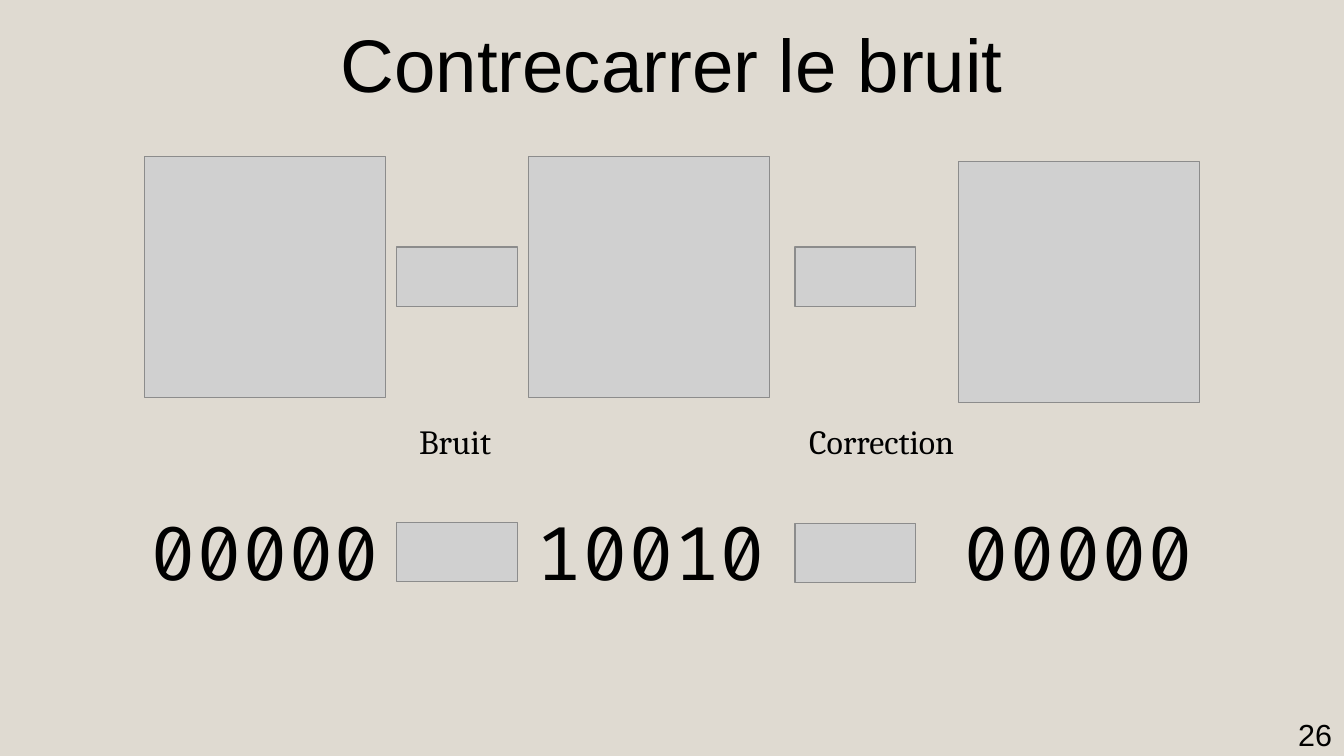
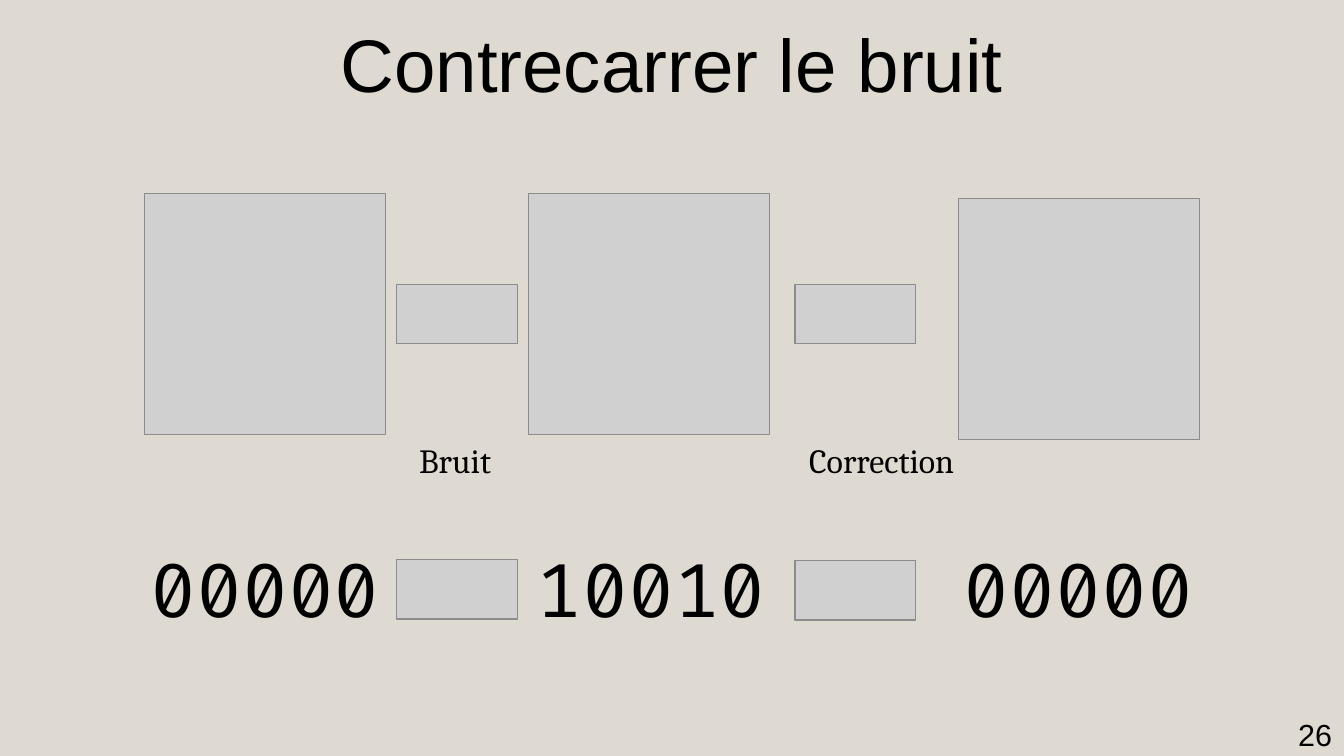
Before and after one commit to AmdaU/presentations, a slide deck: slide 26 of Seminaire/Seminaire.odp. Drawn at 1344x756 pixels with LibreOffice and Linux fonts; fonts in the diff are those of the drawing; grey boxes stand for pictures. Boxes give left, top, right and bottom in pixels: in the first picture for what was removed or moved away, otherwise in the second. Text is boxed around its words. In the diff, an @@ line names an element or a change of style, - is before the commit and + after.

```diff
--- a/Seminaire/Seminaire.odp
+++ b/Seminaire/Seminaire.odp
@@ title "Bruit": place and size @@
-title "Bruit" at box(419, 431, 491, 455)
+title "Bruit" at box(419, 450, 491, 474)
@@ title "Correction": place and size @@
-title "Correction" at box(809, 431, 954, 455)
+title "Correction" at box(809, 450, 954, 474)
@@ 4 pictures, 3 texts: place and size @@
-4 pictures, 3 texts at box(151, 162, 1200, 583)
+4 pictures, 3 texts at box(151, 199, 1200, 620)
@@ 3 pictures: place and size @@
-3 pictures at box(145, 156, 916, 583)
+3 pictures at box(145, 194, 916, 621)
```
Also in this commit, not shown: 20 other slides changed, 1 slide removed, 2 other files.
